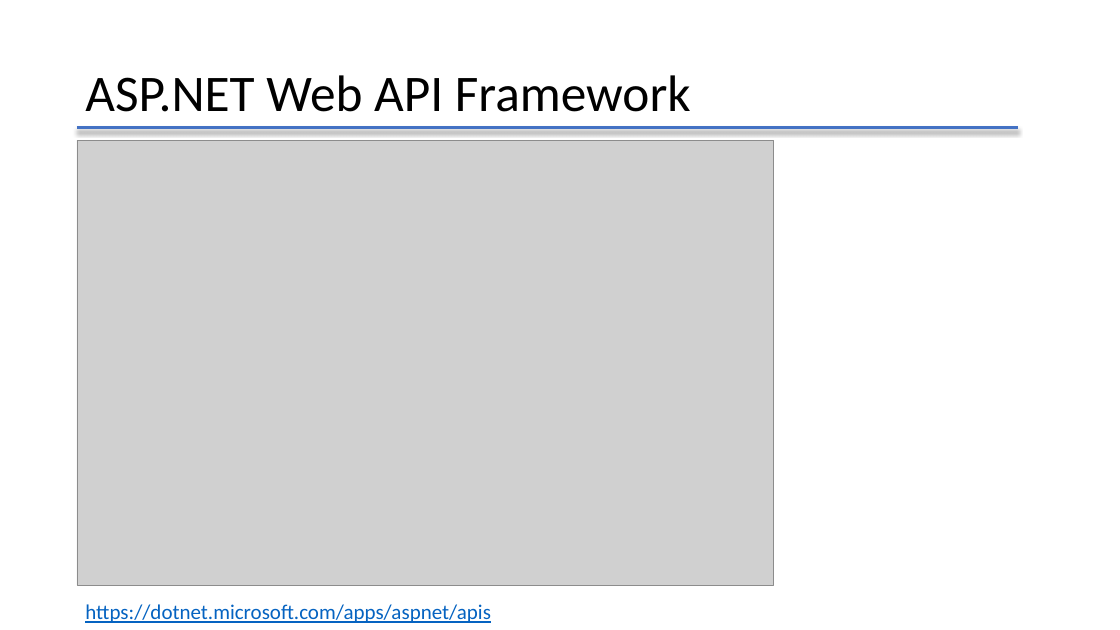
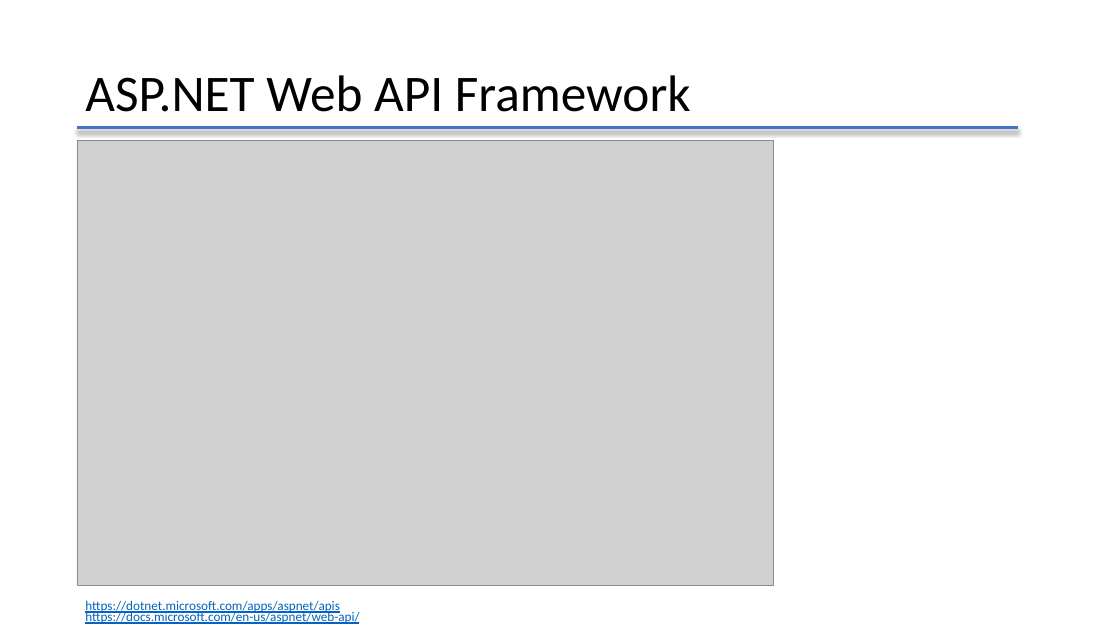
Before and after one commit to lbwxly/Todo, a slide deck: slide 6 of RestApiIntroduction.pptx. Drawn at 1120x630 pixels with LibreOffice and Linux fonts; fonts in the diff are those of the drawing; grey boxes stand for pictures. Boxes give left, top, right and bottom in pixels: in the first picture for what was removed or moved away, otherwise in the second. Text is boxed around its words. In the diff, an @@ line names an element or a change of style, - is before the commit and + after.

```diff
--- a/RestApiIntroduction.pptx
+++ b/RestApiIntroduction.pptx
@@ text at <box>85,600,359,625</box>: text changed; size 18 to 11.2 pt @@
-https://dotnet.microsoft.com/apps/aspnet/apis
+https://dotnet.microsoft.com/apps/aspnet/apis
+https://docs.microsoft.com/en-us/aspnet/web-api/
```
Also in this commit, not shown: 8 other slides changed.
